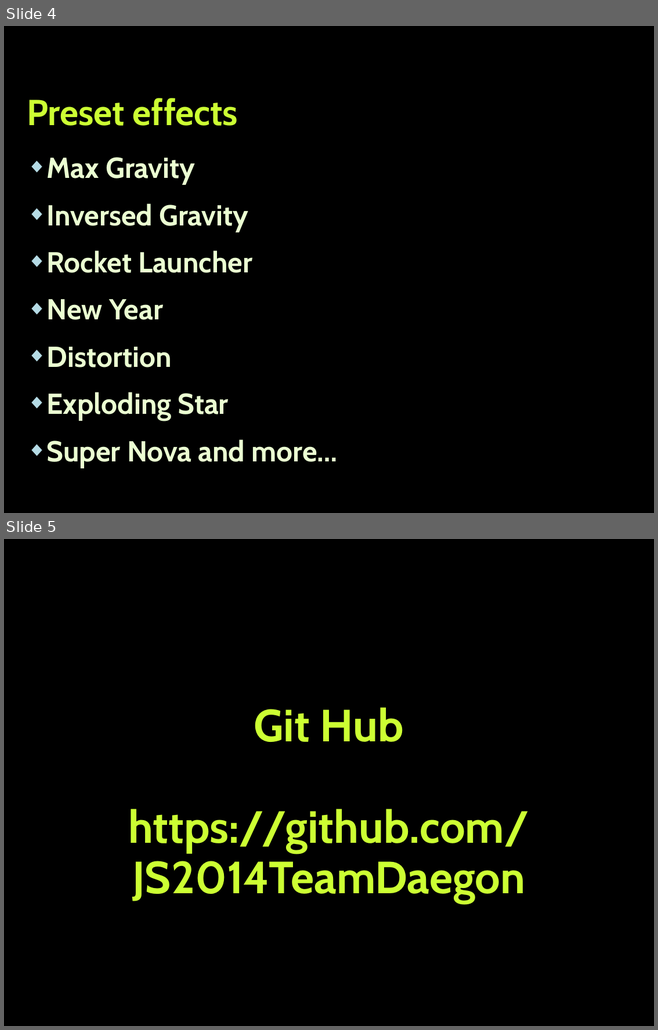
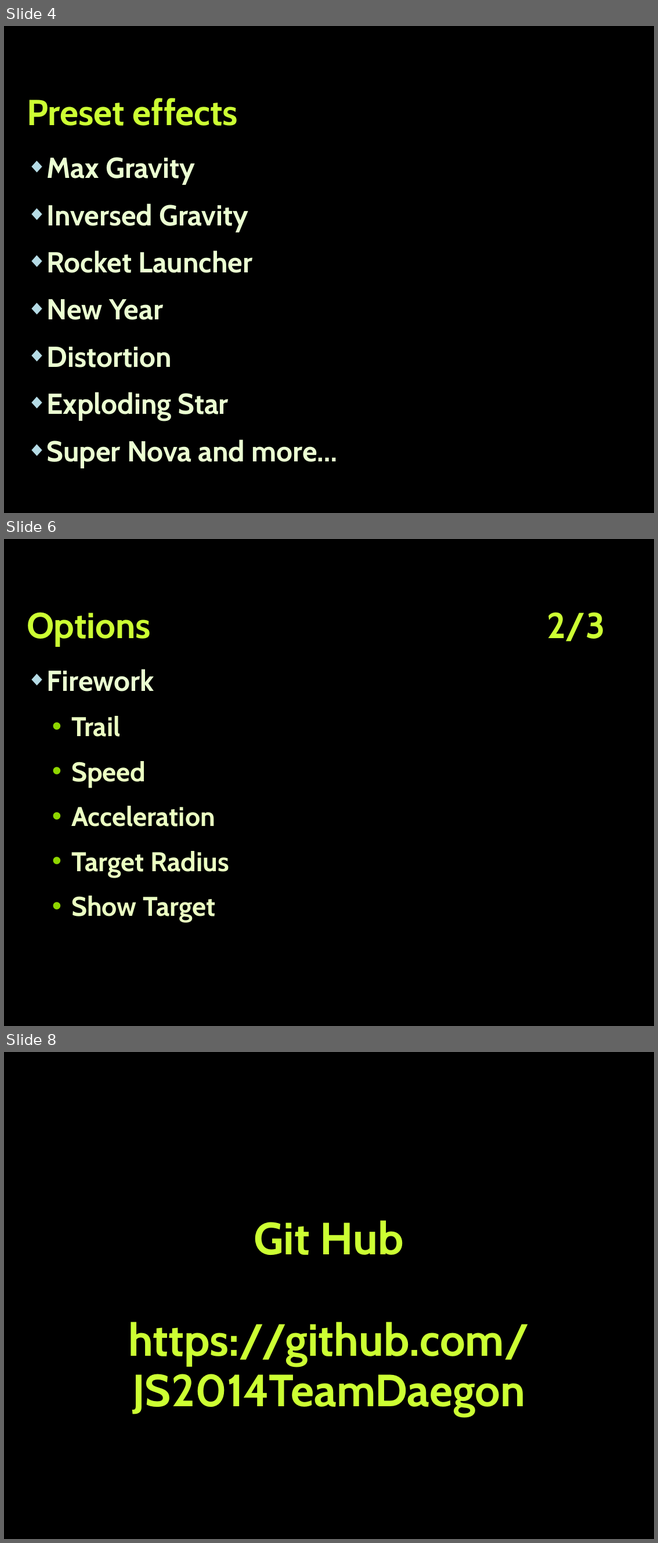
Before and after one commit to JS2014TeamDaegon/FireworksJS, a slide deck: Presentation.pptx. Shown one above the other, each under a label of ours: slides 4 and 5 before the commit, slides 4, 6 and 8 after it; the slides between them are not shown. The pictures are 658x1030 and 658x1543 pixels, drawn with LibreOffice and Linux fonts; fonts in the diff are those of the drawing; background and template pictures are left out. Boxes give left, top, right and bottom in pixels: in the first picture for what was removed or moved away, otherwise in the second. Text is boxed around its words. In the diff, an @@ line names an element or a change of style, - is before the commit and + after.

Commit message:
Add options to presentation

```diff
--- a/Presentation.pptx
+++ b/Presentation.pptx
@@ slide 6 added at [4,539,654,1026], background picture (left out) @@
@@ title added at [27,612,605,647], 40 pt, text #CCFF33, bold @@
+Options 2/3
@@ text added at [47,669,229,923], 30 pt, text #EBFFC2, bold @@
+◆ Firework
+  • Trail
+  • Speed
+  • Acceleration
+  • Target Radius
+  • Show Target
@@ what was slide 5 is now slide 8 @@
```
Also in this commit, not shown: 2 other slides added.
